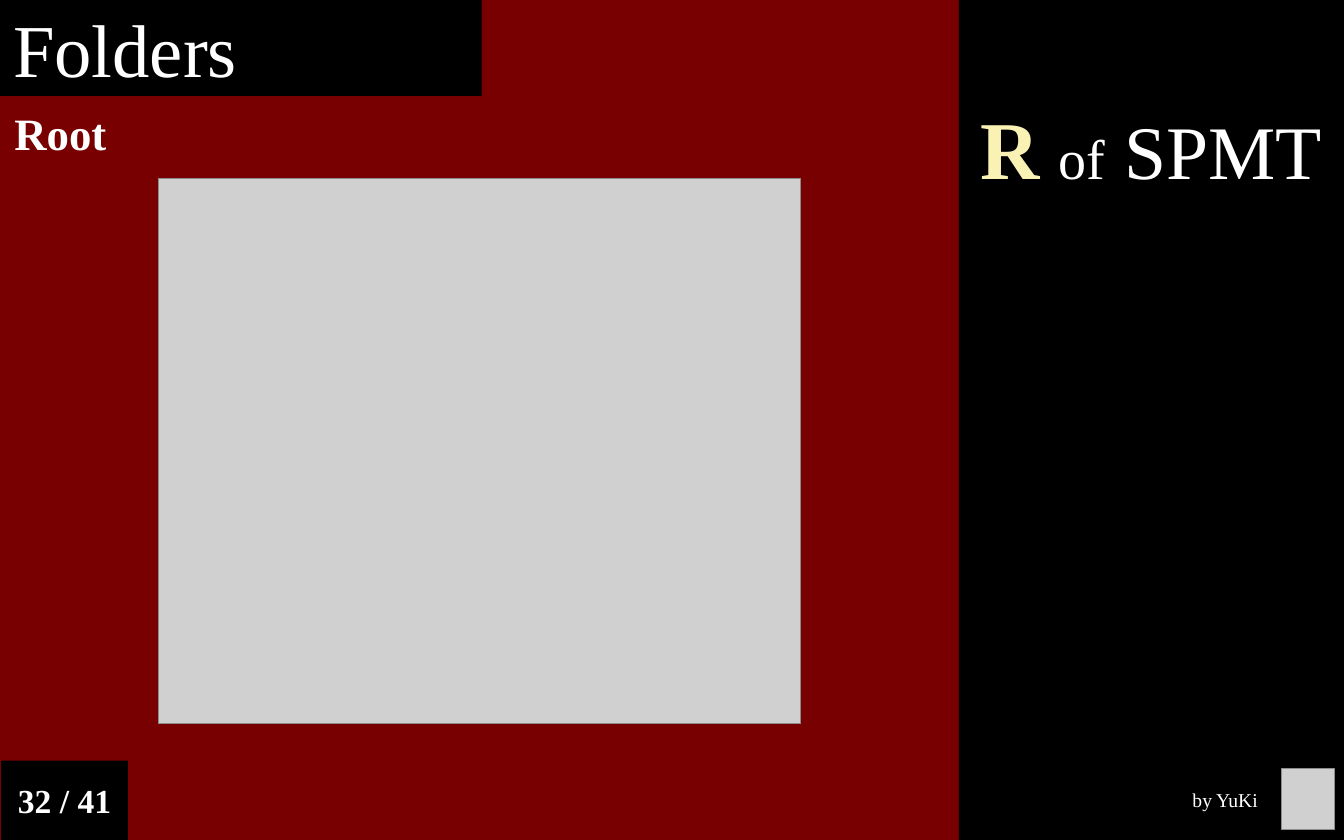
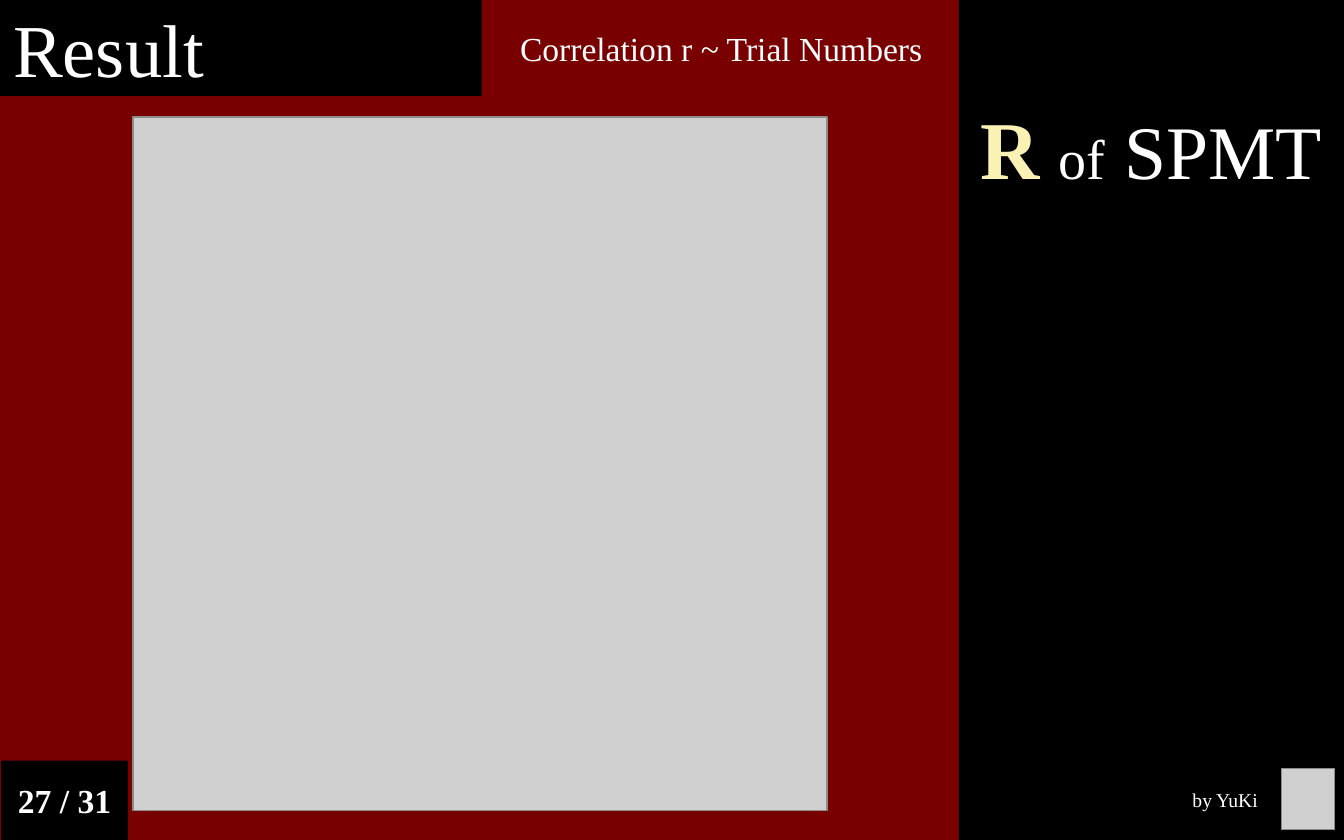
Before and after one commit to Chuan-Peng-Lab/ReliabilitySPE, a slide deck: slide 30 of 6_Reports/6_2_Phase_2/End_Semester_Report.pptx (slide 34 before the commit). Drawn at 1344x840 pixels with LibreOffice and Linux fonts; fonts in the diff are those of the drawing; grey boxes stand for pictures. Boxes give left, top, right and bottom in pixels: in the first picture for what was removed or moved away, otherwise in the second. Text is boxed around its words. In the diff, an @@ line names an element or a change of style, - is before the commit and + after.

```diff
--- a/6_Reports/6_2_Phase_2/End_Semester_Report.pptx
+++ b/6_Reports/6_2_Phase_2/End_Semester_Report.pptx
@@ text in rectangle at [13, 25, 204, 78]: text changed @@
-Folders
+Result
@@ text added at [520, 37, 922, 62], 18 pt, text #FFFFFF @@
+Correlation r ~ Trial Numbers
@@ picture: place and size @@
-picture at [159, 179, 801, 724]
+picture at [133, 117, 827, 810]
@@ text removed at [14, 120, 106, 151] @@
-Root
@@ text in rectangle at [18, 790, 112, 814]: text changed @@
-32 / 41
+27 / 31
```
Also in this commit, not shown: 33 other slides changed, 8 slides removed, 2 other files.
